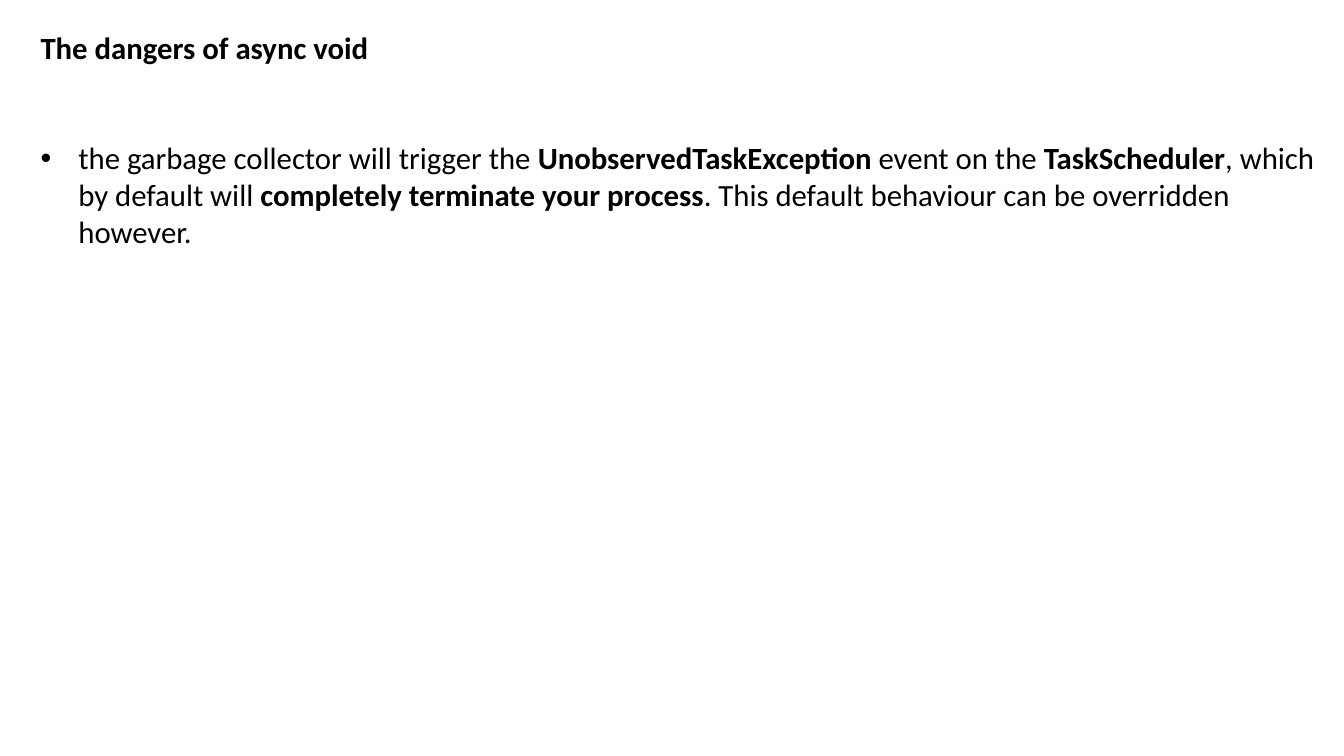
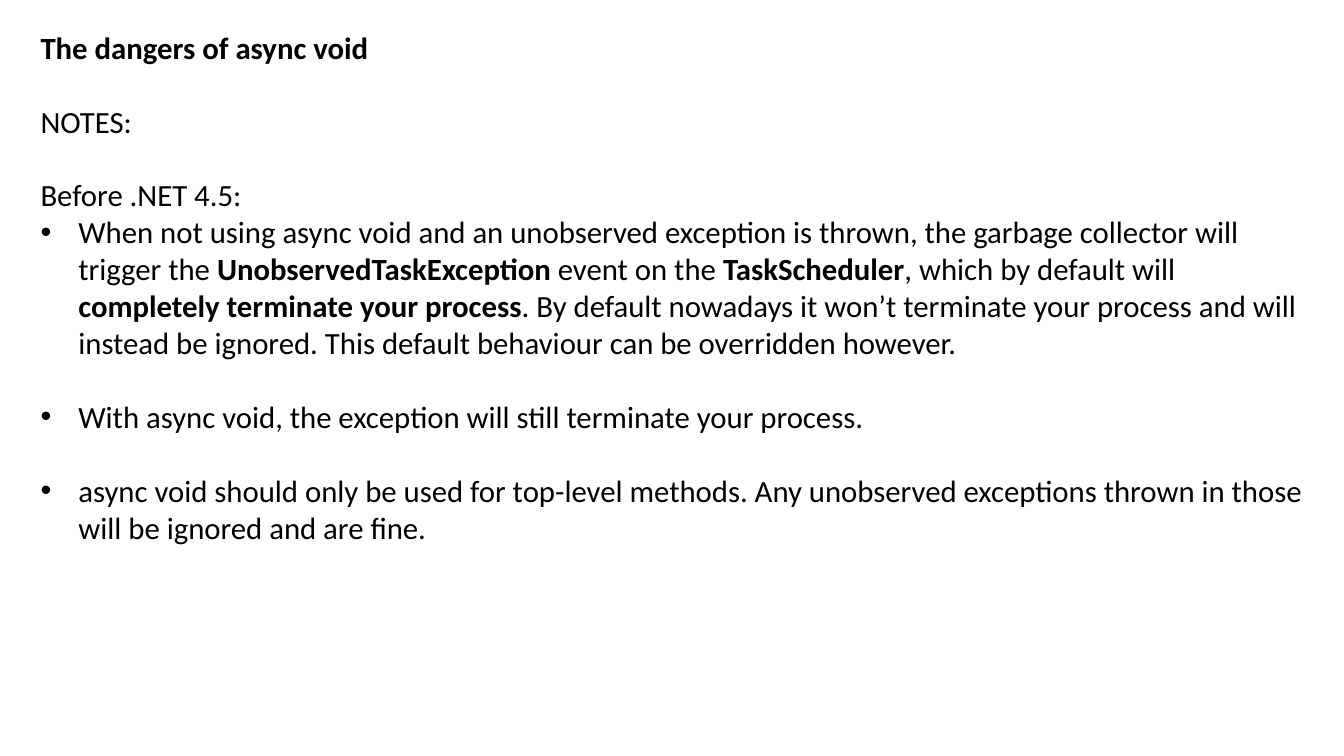
Before and after one commit to JoshKain/AsyncAwaitQuiz, a slide deck: slide 18 of Async and await presentation.pptx (slide 17 before the commit). Drawn at 1344x756 pixels with LibreOffice and Linux fonts; fonts in the diff are those of the drawing. Boxes give left, top, right and bottom in pixels: in the first picture for what was removed or moved away, otherwise in the second. Text is boxed around its words. In the diff, an @@ line names an element or a change of style, - is before the commit and + after.

```diff
--- a/Async and await presentation.pptx
+++ b/Async and await presentation.pptx
@@ text at bbox=[41, 113, 1302, 545]: text changed @@
-• the garbage collector will trigger the UnobservedTaskException event on the TaskScheduler, which by default will completely terminate your process. This default behaviour can be overridden however.
+NOTES:
+Before .NET 4.5:
+• When not using async void and an unobserved exception is thrown, the garbage collector will trigger the UnobservedTaskException event on the TaskScheduler, which by default will completely terminate your process. By default nowadays it won’t terminate your process and will instead be ignored. This default behaviour can be overridden however.
+• With async void, the exception will still terminate your process.
+• async void should only be used for top-level methods. Any unobserved exceptions thrown in those will be ignored and are fine.
```
Also in this commit, not shown: 2 other slides changed, 2 slides added, 1 slide removed.
